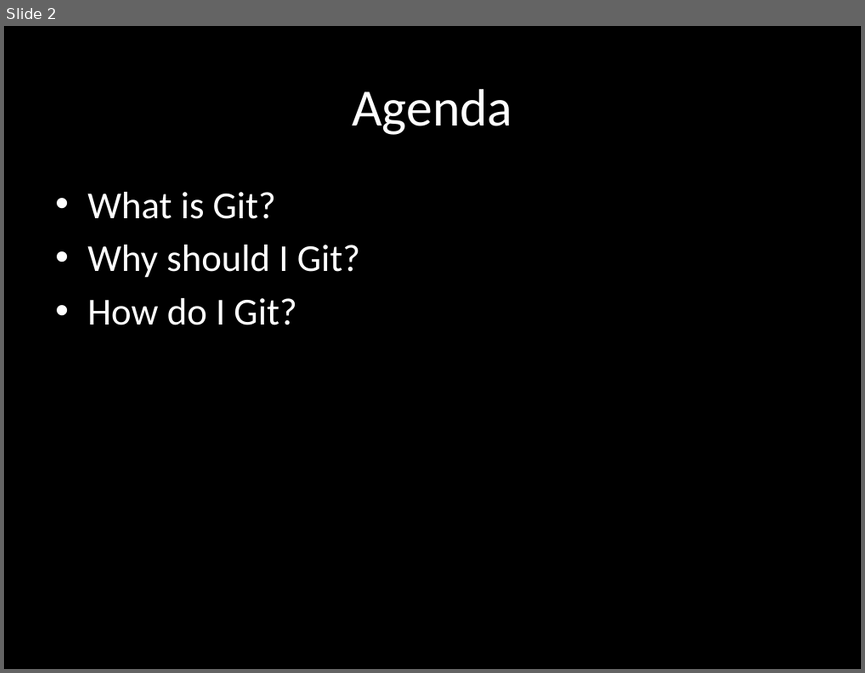
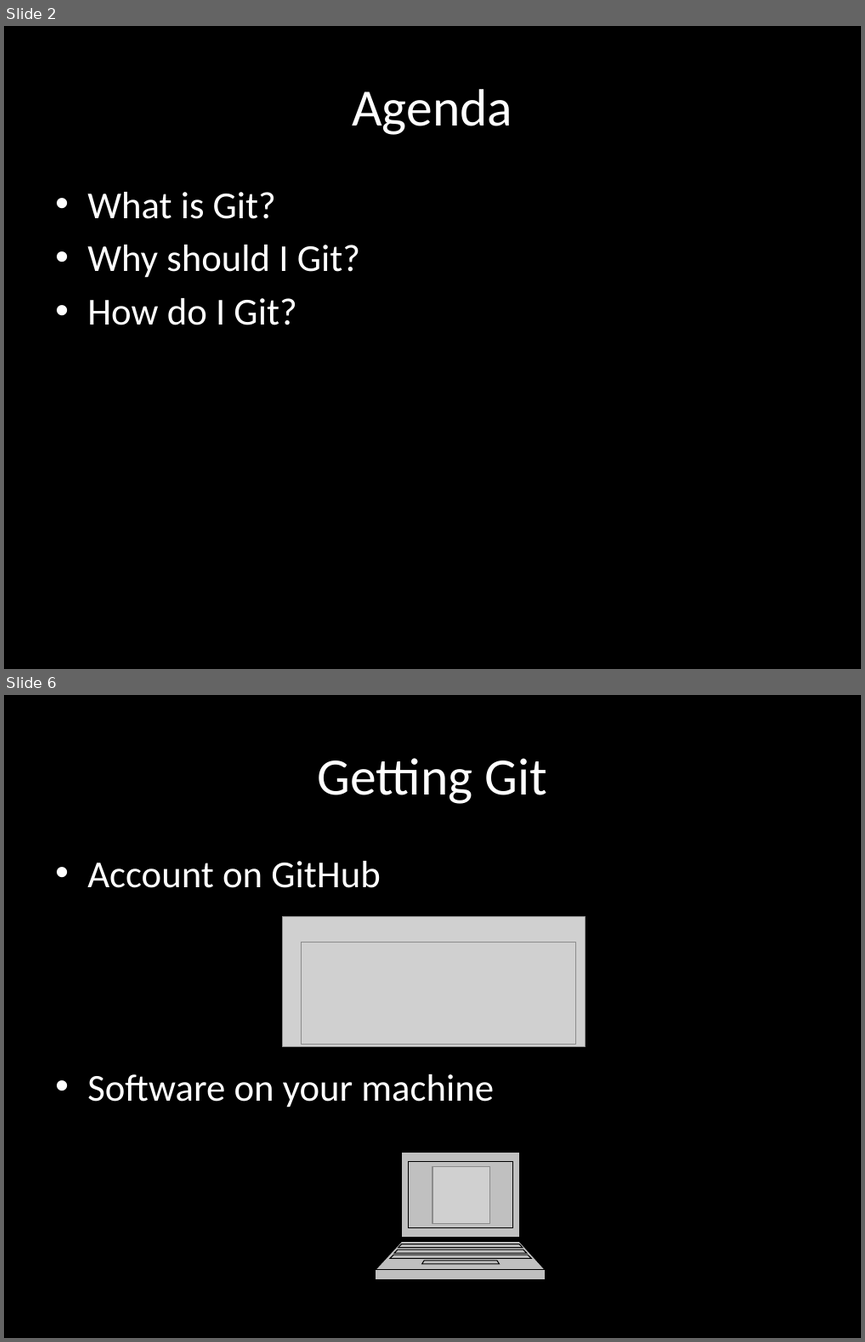
Before and after one commit to vgdev/git-guide, a slide deck: Git.pptx. Shown one above the other, each under a label of ours: slide 2 before the commit, slides 2 and 6 after it; the slides between them are not shown. The pictures are 865x673 and 865x1342 pixels, drawn with LibreOffice and Linux fonts; fonts in the diff are those of the drawing; grey boxes stand for pictures. Boxes give left, top, right and bottom in pixels: in the first picture for what was removed or moved away, otherwise in the second. Text is boxed around its words. In the diff, an @@ line names an element or a change of style, - is before the commit and + after.

```diff
--- a/Git.pptx
+++ b/Git.pptx
@@ slide 6 added at bbox=[4, 695, 861, 1338], background #000000 @@
@@ title added at bbox=[317, 758, 547, 804], 44 pt, text #FFFFFF @@
+Getting Git
@@ text added at bbox=[87, 861, 494, 1107], 32 pt, text #FFFFFF @@
+• Account on GitHub
+• Software on your machine
@@ picture added at bbox=[283, 916, 585, 1046] @@
@@ picture added at bbox=[301, 941, 575, 1043] @@
@@ freeform shape added at bbox=[375, 1151, 545, 1279], fill #C0C0C0, outline #000000 0.75 pt @@
@@ picture added at bbox=[432, 1166, 490, 1224] @@
```
Also in this commit, not shown: 4 other slides added.
